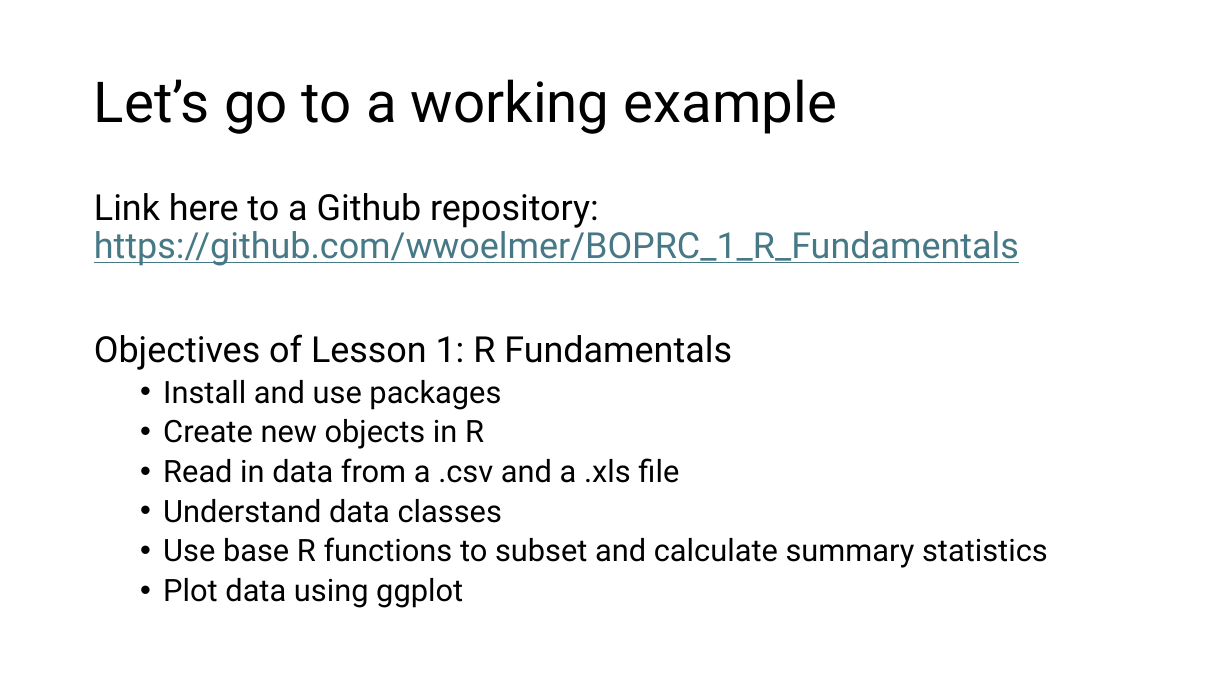
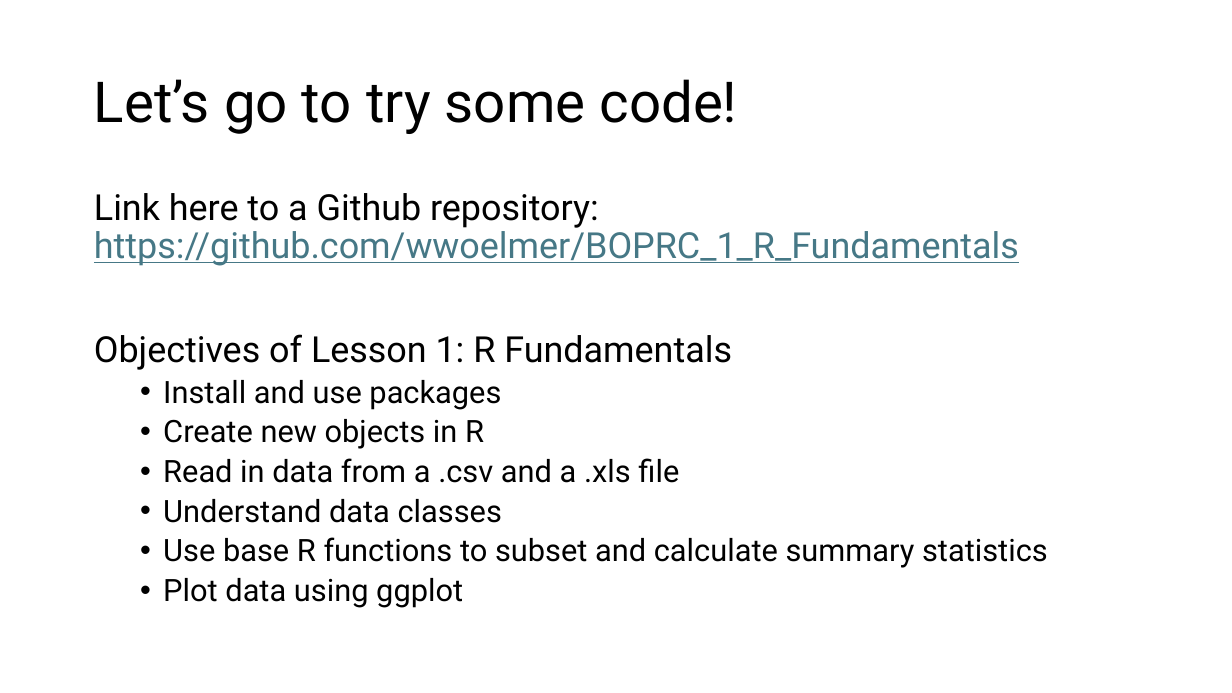
Before and after one commit to wwoelmer/BOPRC_1_R_Fundamentals, a slide deck: slide 23 of Introduction to R Workshop 1.pptx. Drawn at 1232x693 pixels with LibreOffice and Linux fonts; fonts in the diff are those of the drawing. Boxes give left, top, right and bottom in pixels: in the first picture for what was removed or moved away, otherwise in the second. Text is boxed around its words. In the diff, an @@ line names an element or a change of style, - is before the commit and + after.

```diff
--- a/Introduction to R Workshop 1.pptx
+++ b/Introduction to R Workshop 1.pptx
@@ title at <box>94,79,738,134</box>: text changed @@
-Let’s go to a working example
+Let’s go to try some code!
```
Also in this commit, not shown: 2 other slides changed.
